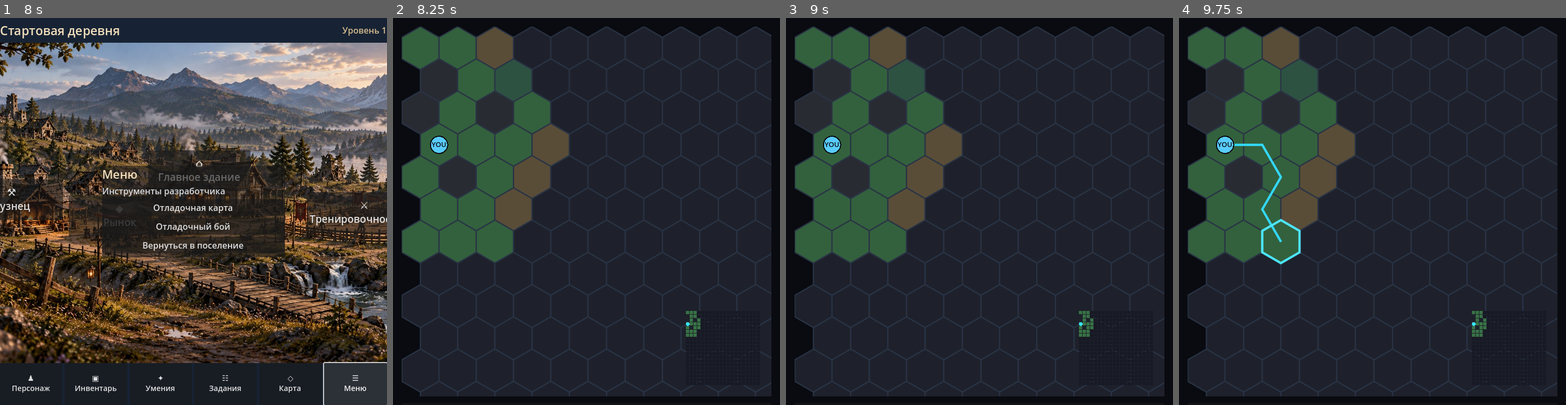
Above: before the commit, frames 1-4 (left to right).
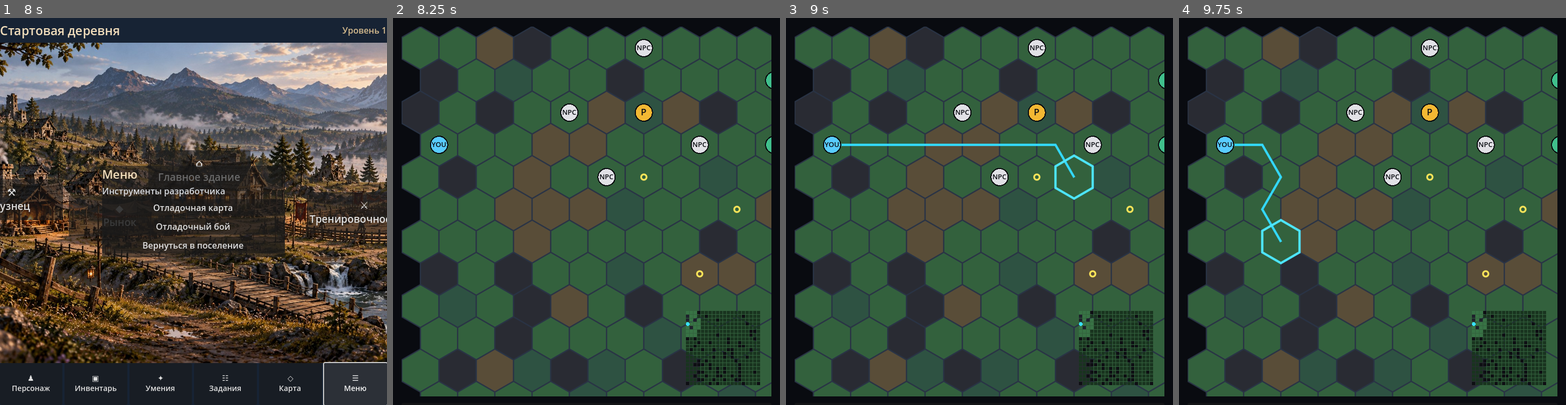
Above: after the commit, the same moments.

Repository: Archoniou1987/Battle-of-Artheon
Game: Godot game, scene res://scenes/main/main.tscn
Two runs of this game, one before a commit and one after it. Both use one fixed random seed, a clock stepped at 60 frames per second and the inputs below.
Inputs (mouse positions are in pixels of both pictures, inside the frame that each line leads up to):
- Up to frame 1 (8 s): click "⚒ Кузнец" at 0.5 s; click "◆ Рынок" at 1.25 s; click "⌂ Главное здание" at 2 s; click "⚔ Тренировочное поле" at 2.75 s; click "♟ Персонаж" at 3.5 s; click "▣ Инвентарь" at 4.25 s; click "✦ Умения" at 5 s; click "☷ Задания" at 5.75 s; click "◇ Карта" at 6.5 s; click "☰ Меню" at 7.25 s
- Up to frame 2 (8.25 s): click "Отладочная карта" at 8 s
- Up to frame 3 (9 s): tap Enter at 8.75 s; move the mouse to (1064, 192) at 8.77 s; click (1064, 192) at 8.92 s
- Up to frame 4 (9.75 s): tap Space at 9.5 s; drag from (1295, 230) to (1353, 288) at 9.52 s

Frame 1 is identical in both runs. In frame 2, 55% of the frame differs, in the area x 2-98%, y 2-98%; in frame 3, 55%; in frame 4, 55%.

Commit message:
Add sidebar full-map debug toggle enabled by default

Diff:
--- a/scenes/debug/debug_map_viewer.gd
+++ b/scenes/debug/debug_map_viewer.gd
@@ -10,6 +10,7 @@
 var movement_progress:ProgressBar
 var stop_button:Button
 var game_nav:GridContainer
+var reveal_map_toggle:CheckButton
 var _camera_ready:=false
 var _moving:=false
 var _stop_requested:=false
@@ -151,6 +152,13 @@
 	move_status.clip_text=true
 	move_status.size_flags_horizontal=Control.SIZE_EXPAND_FILL
 	controls.add_child(move_status)
+	reveal_map_toggle=CheckButton.new()
+	reveal_map_toggle.text="Открыть всю карту (тест)"
+	reveal_map_toggle.button_pressed=true
+	reveal_map_toggle.toggled.connect(func(enabled:bool)->void: canvas.set_debug_reveal_all(enabled))
+	$Root/Sidebar.add_child(reveal_map_toggle)
+	$Root/Sidebar.move_child(reveal_map_toggle,2)
+	canvas.set_debug_reveal_all(true)
 	_build_movement_panel()
 	_build_game_navigation()
 	_loot_refresh_timer=Timer.new()
@@ -165,6 +173,7 @@
 	var seed_value:int=int(seed_input.value)
 	var generated:=LocationGenerator.generate(20,20,seed_value)
 	canvas.set_generated(generated)
+	canvas.set_debug_reveal_all(reveal_map_toggle.button_pressed if reveal_map_toggle!=null else true)
 	_set_fixed_scale()
 	playable_map=generated.map
 	player_hex=generated.entrance
